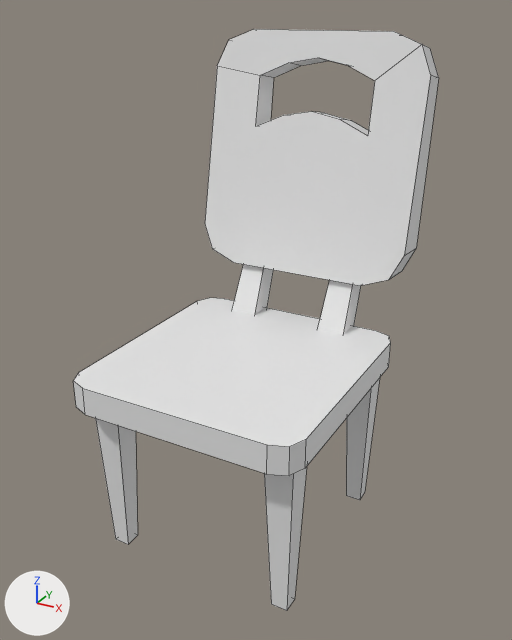
The FBX model Assets/GGJ2025/environment/3D Files/Chair.fbx: old version first, new version second.
The view is the same before and after, from a 50 mm camera at (55.0, -51.3, 54.5) aimed at (21.2, 10.2, 23.8). Arrows for +X, +Y and +Z are at lower left; the lights stay in place. The first picture is the older version. Mesh edges are drawn as thin lines. Where no turn or scale is listed for an object, it has been applied to the vertices.

The first picture shows 'Chair'.
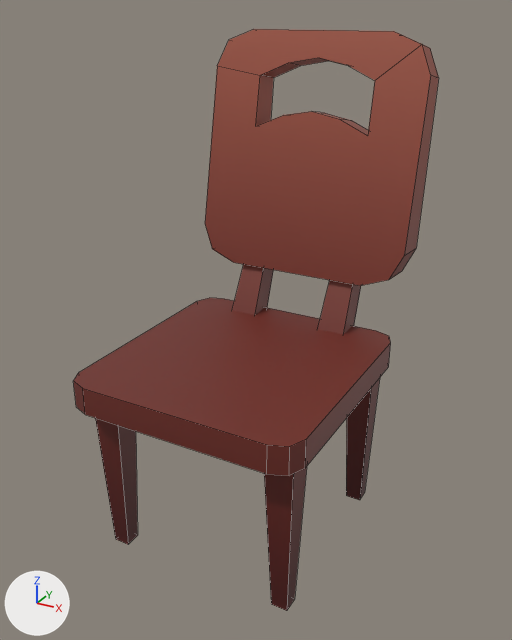
The newer file is also rescaled (x0.127), turned or shifted as a whole; pictures and numbers use the older file's frame.

The edits, one by one:
Picture 'Textures-Brick.png' (img_textures_brick_png) is new.
Material 'Material.002' (mat_material_002) is new.
Its texture is img_textures_brick_png.
me_cube_003 has 116 vertices, 76 faces and spans x -2.8..22.8, y -24.1..10.0, z -0.9..52.3.
me_cube_003 gains material mat_material_002 (picture img_textures_brick_png).

Boxes [x1, y1, x2, y2] around the edits, measured in the pictures (512 x 640 px):
'Chair', recoloured (white to brown)
    both: [73, 29, 439, 611]
